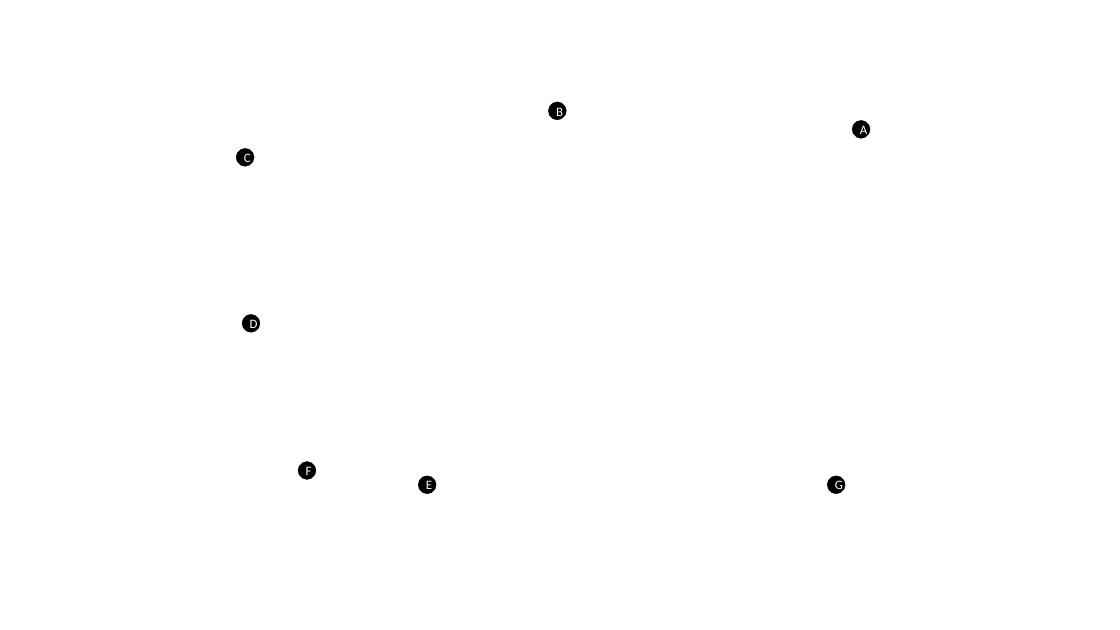
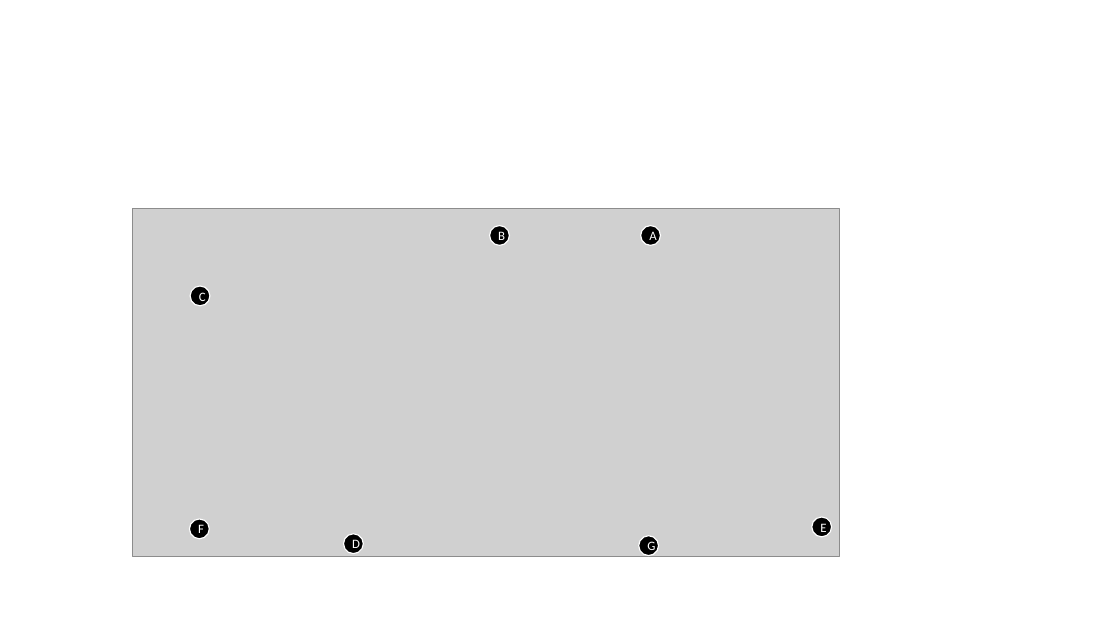
Before and after one commit to IvanComp/COORDINATE-2.0, a slide deck: slide 3 of img/readme/ppt.pptx. Drawn at 1120x630 pixels with LibreOffice and Linux fonts; fonts in the diff are those of the drawing; grey boxes stand for pictures. Boxes give left, top, right and bottom in pixels: in the first picture for what was removed or moved away, otherwise in the second. Text is boxed around its words. In the diff, an @@ line names an element or a change of style, - is before the commit and + after.

```diff
--- a/img/readme/ppt.pptx
+++ b/img/readme/ppt.pptx
@@ picture added at <box>132,208,839,556</box> @@
@@ ellipse "B": place and size @@
-ellipse "B" at <box>548,101,568,121</box>
+ellipse "B" at <box>490,226,510,246</box>
@@ ellipse "A": place and size @@
-ellipse "A" at <box>851,119,871,139</box>
+ellipse "A" at <box>641,226,661,246</box>
@@ ellipse "C": place and size @@
-ellipse "C" at <box>235,148,255,168</box>
+ellipse "C" at <box>190,286,210,306</box>
@@ ellipse "F": place and size @@
-ellipse "F" at <box>297,460,318,481</box>
+ellipse "F" at <box>190,519,210,539</box>
@@ ellipse "D": place and size @@
-ellipse "D" at <box>241,313,261,334</box>
+ellipse "D" at <box>344,534,364,554</box>
@@ ellipse "G": place and size @@
-ellipse "G" at <box>827,475,847,495</box>
+ellipse "G" at <box>639,536,659,556</box>
@@ ellipse "E": place and size @@
-ellipse "E" at <box>418,475,438,495</box>
+ellipse "E" at <box>812,518,832,538</box>
```
Also in this commit, not shown: 18 other files.
